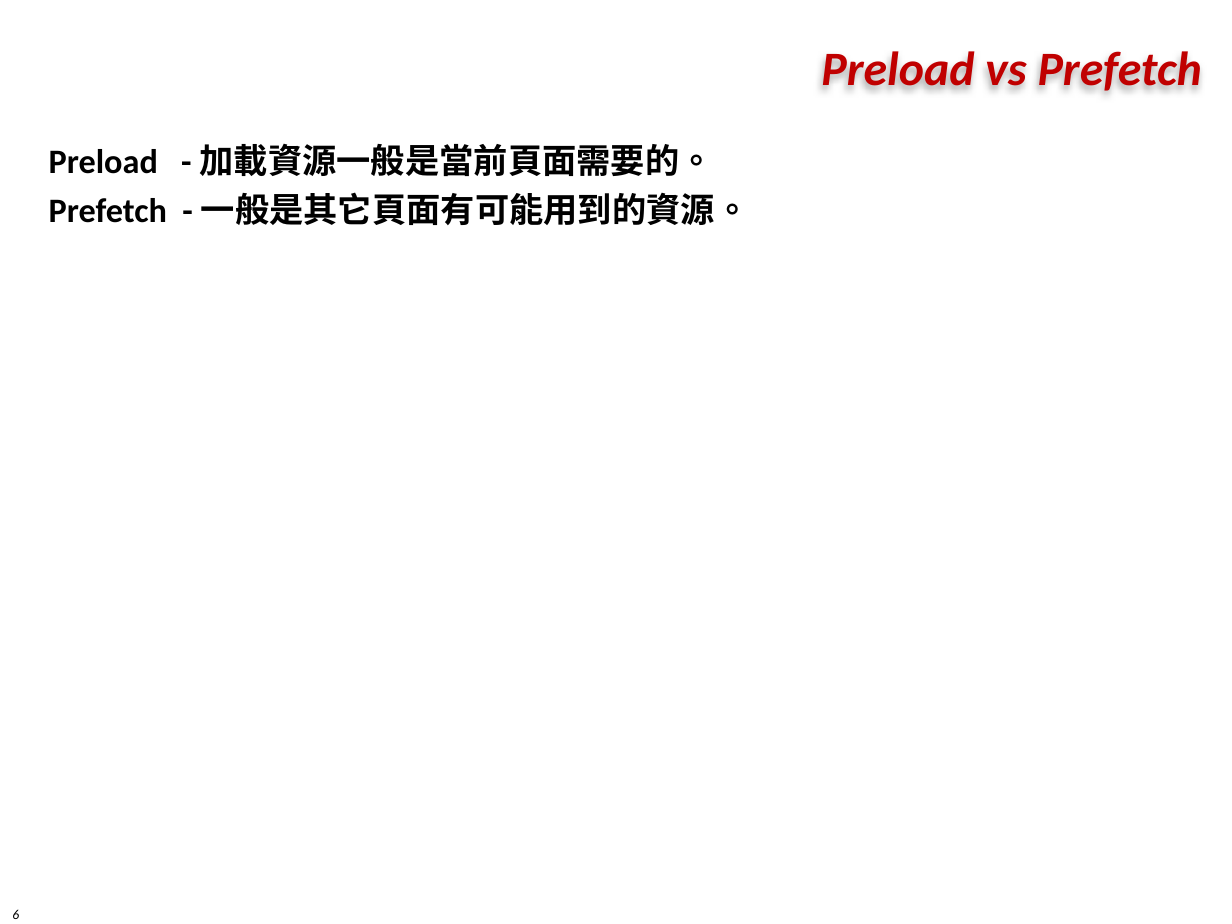
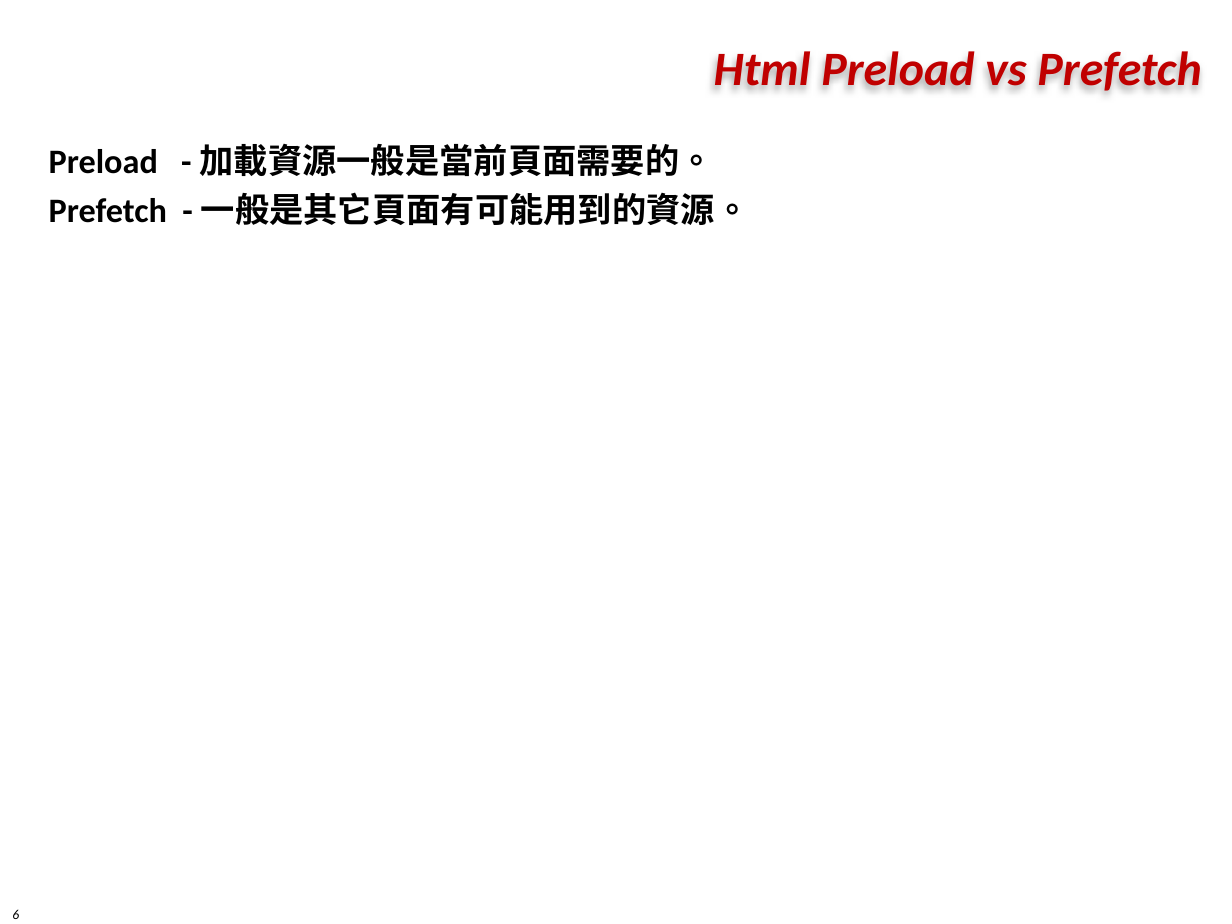
Before and after one commit to markku636/angular8study, a slide deck: slide 6 of ppt/angular_performance.pptx. Drawn at 1232x924 pixels with LibreOffice and Linux fonts; fonts in the diff are those of the drawing; background and template pictures are left out. Boxes give left, top, right and bottom in pixels: in the first picture for what was removed or moved away, otherwise in the second. Text is boxed around its words. In the diff, an @@ line names an element or a change of style, - is before the commit and + after.

```diff
--- a/ppt/angular_performance.pptx
+++ b/ppt/angular_performance.pptx
@@ title at (x1=714, y1=51, x2=1201, y2=91): text changed @@
-Preload vs Prefetch
+Html Preload vs Prefetch
```
Also in this commit, not shown: 1 other slide changed, 18 other files.
